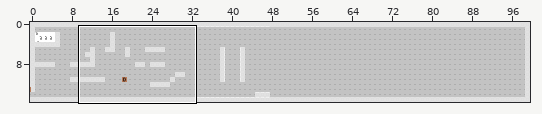
One commit to this Tiled map: AssetsSources/testMap.tmx. Above, an overview of the earlier version with the close-up marked.
Close-up. The starting point:
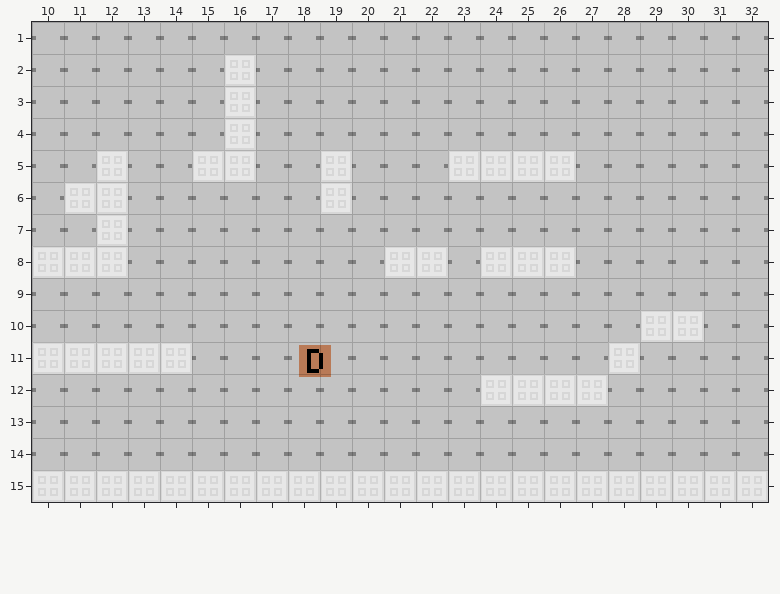
Cells are 16x16 px. Shown: x 10..32, y 1..15.
And afterwards:
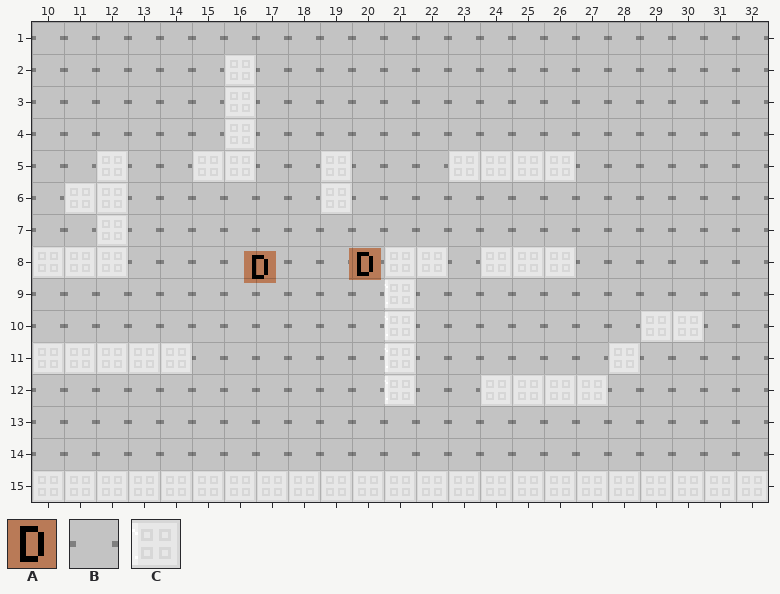
Key: from "test": A 1, B 3, C 5.
_ is an empty cell.
Objects are placed by their top-left corner, in cells (3,4 is the top-left corner of cell 3,4); size is 1x1 cell unless given.
From the commit log: bugged laser intersection
From old to new:
{"where": "layer \"main\""}
{"y":9,"x":21,"old":"B","new":"C"}
{"y":10,"x":21,"old":"B","new":"C"}
{"y":11,"x":21,"old":"B","new":"C"}
{"y":12,"x":21,"old":"B","new":"C"}
{"where": "layer \"Calque d'objets 1\""}
{"now": "A \"LaserSpawnerB\" at 19.9,8.1"}
{"was": "A \"LaserSpawnerA\" at 18.3,11.1", "now": "A \"LaserSpawnerA\" at 16.6,8.1"}
{"label":"added","picture_box":[349,248,381,280]}
{"label":"new place","picture_box":[244,251,276,283]}
{"label":"changed","picture_box":[384,278,416,406]}
{"label":"old place","picture_box":[299,345,331,377]}
